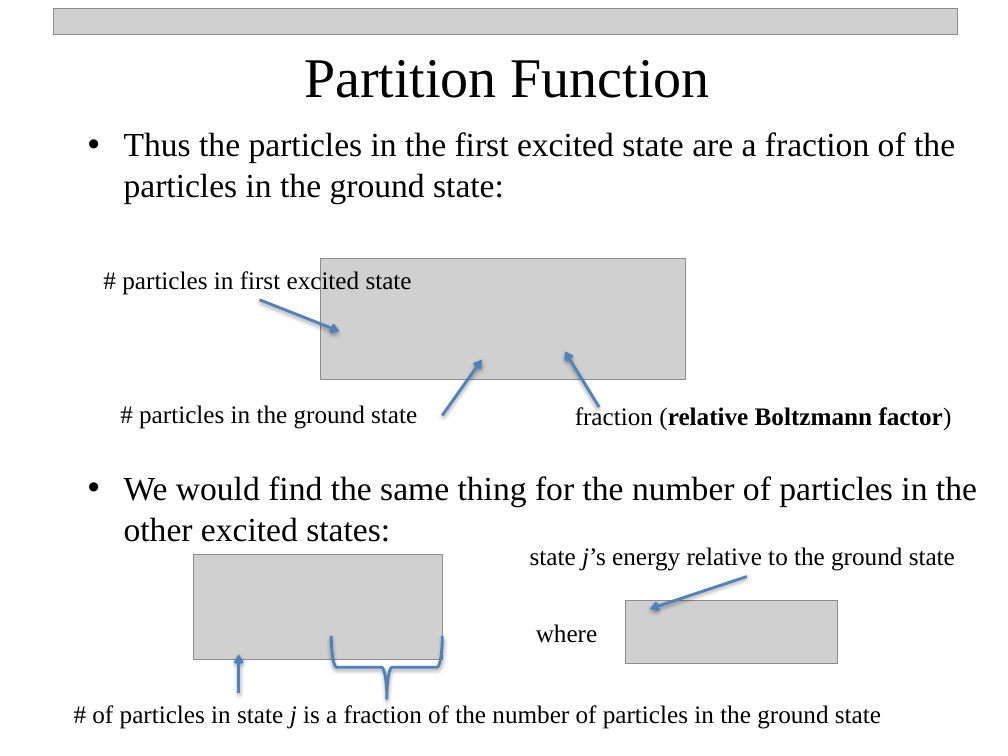
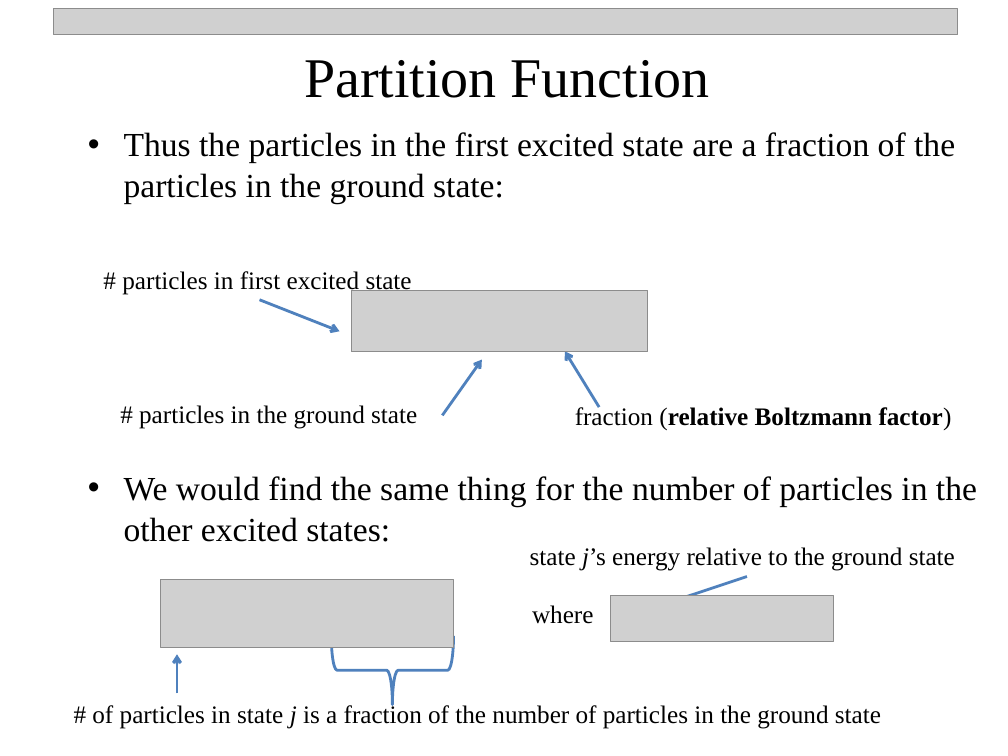
Before and after one commit to npetraco/CHE302, a slide deck: slide 12 of Notes/6_boltzmann.pptx. Drawn at 1008x756 pixels with LibreOffice and Linux fonts; fonts in the diff are those of the drawing; grey boxes stand for pictures. Boxes give left, top, right and bottom in pixels: in the first picture for what was removed or moved away, otherwise in the second. Text is boxed around its words. In the diff, an @@ line names an element or a change of style, - is before the commit and + after.

```diff
--- a/Notes/6_boltzmann.pptx
+++ b/Notes/6_boltzmann.pptx
@@ picture removed at box(321, 259, 685, 379) @@
@@ picture added at box(351, 290, 647, 352) @@
@@ picture: place and size @@
-picture at box(194, 554, 443, 659)
+picture at box(161, 580, 454, 648)
@@ text "where": place and size @@
-text "where" at box(536, 624, 597, 643)
+text "where" at box(532, 605, 593, 624)
@@ picture: place and size @@
-picture at box(625, 601, 837, 664)
+picture at box(610, 596, 833, 642)
@@ arrow moved from (239, 694) - (239, 654) to (177, 694) - (177, 654) @@
@@ right brace: place and size @@
-right brace at box(332, 636, 443, 699)
+right brace at box(331, 636, 453, 704)
@@ right brace at box(331, 636, 453, 704): shadow off @@
```
Also in this commit, not shown: 6 other slides changed, 14 slides added.
